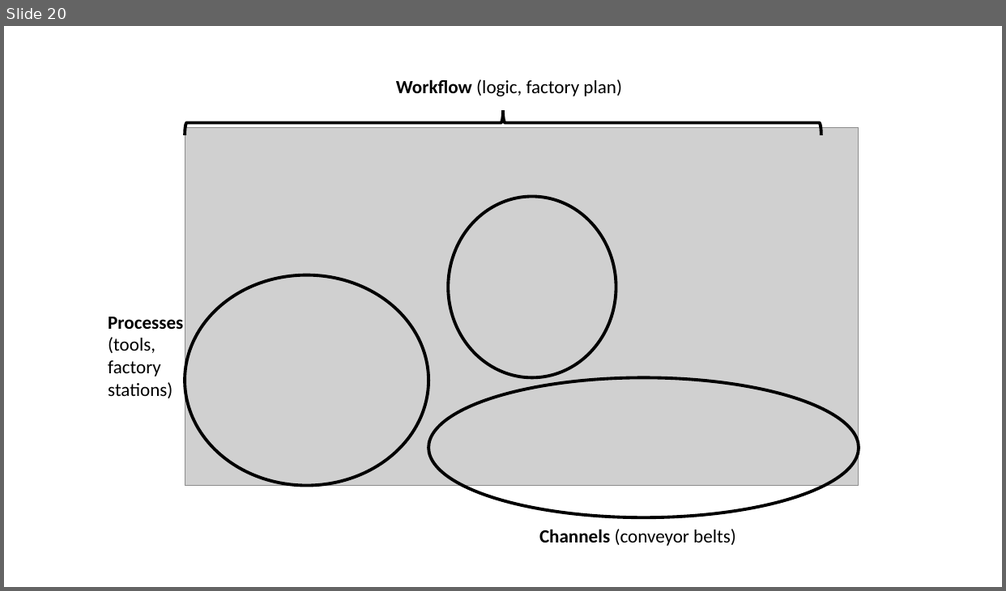
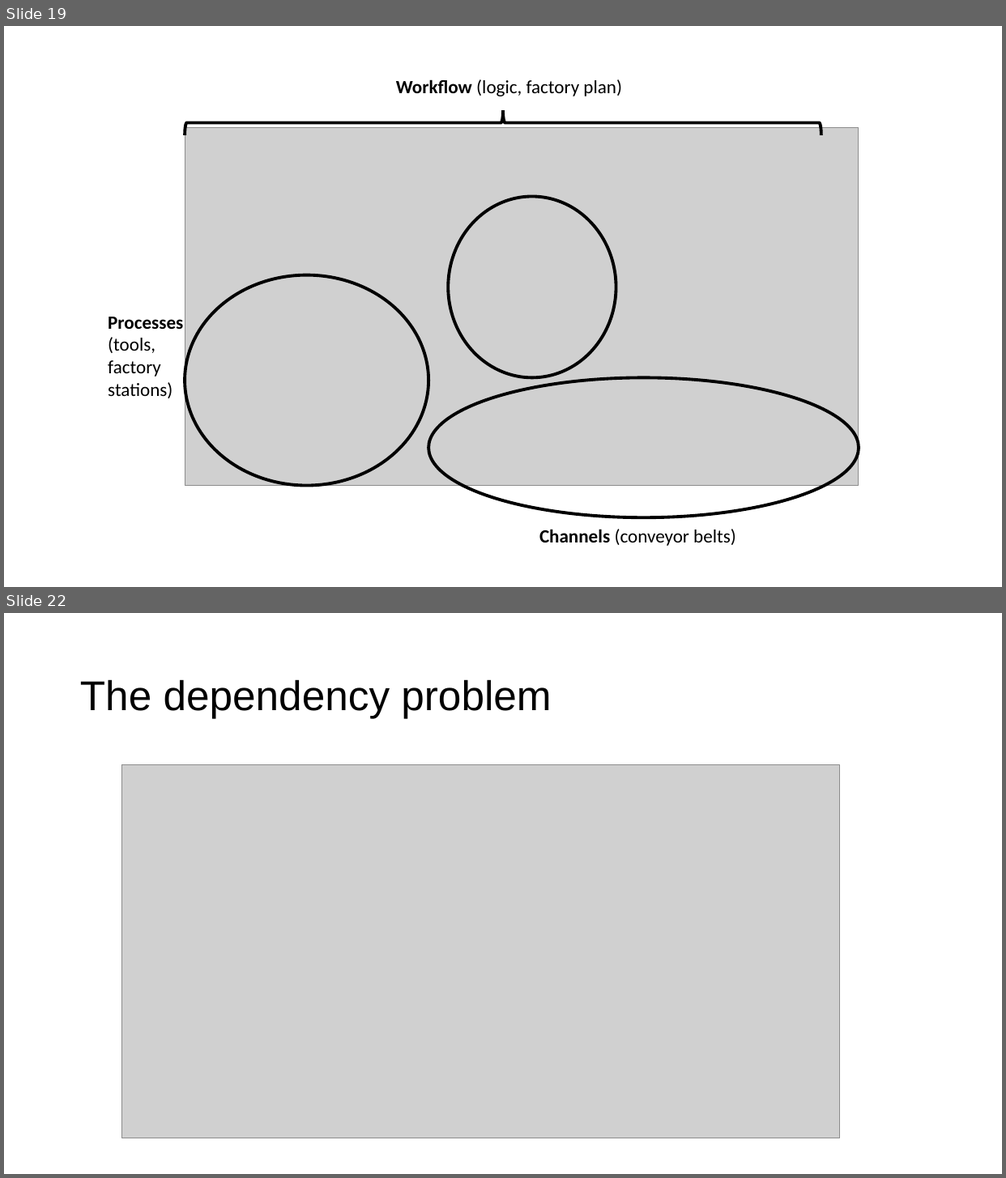
Before and after one commit to hurwitzlab/nextflow_crash_course, a slide deck: day1_material/slides/day1.pptx. Shown one above the other, each under a label of ours: slide 20 before the commit, slides 19 and 22 after it; the slides between them are not shown. The pictures are 1006x591 and 1006x1178 pixels, drawn with LibreOffice and Linux fonts; fonts in the diff are those of the drawing; grey boxes stand for pictures. Boxes give left, top, right and bottom in pixels: in the first picture for what was removed or moved away, otherwise in the second. Text is boxed around its words. In the diff, an @@ line names an element or a change of style, - is before the commit and + after.

```diff
--- a/day1_material/slides/day1.pptx
+++ b/day1_material/slides/day1.pptx
@@ slide 22 added at (4, 613, 1002, 1174), background #FFFFFF @@
@@ title added at (80, 679, 551, 718), 40 pt, text #000000 @@
+The dependency problem
@@ picture added at (122, 765, 839, 1139) @@
@@ what was slide 20 is now slide 19 @@
```
Also in this commit, not shown: 8 slides changed, 6 other slides added, 3 slides removed, 25 other files.
